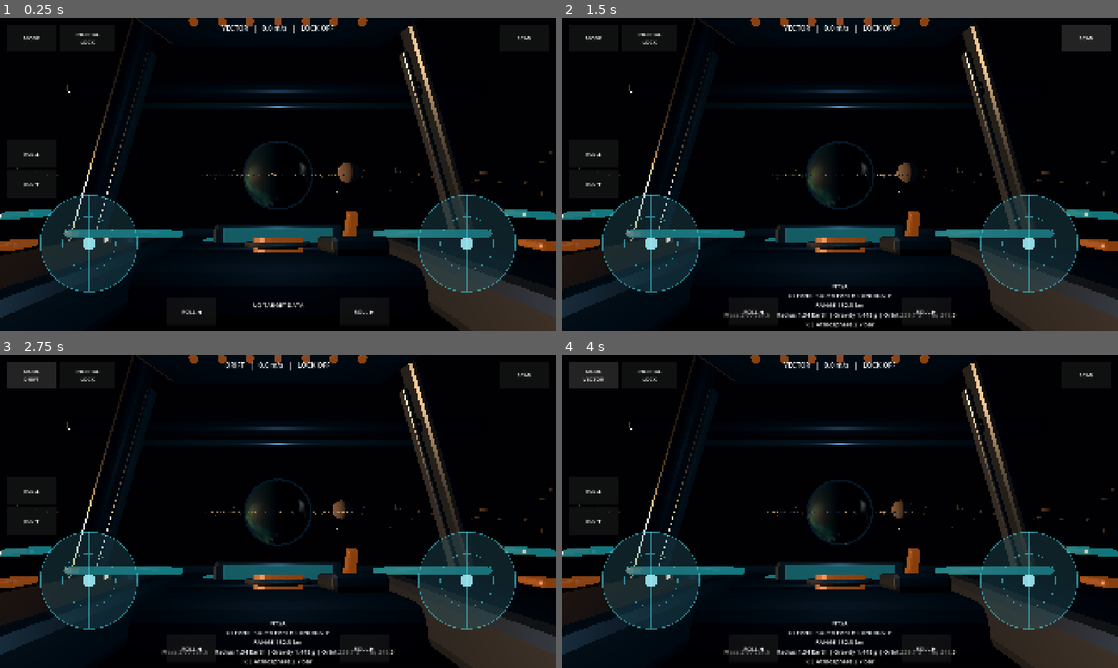
Above: before the commit, frames 1-4 (two rows, left to right).
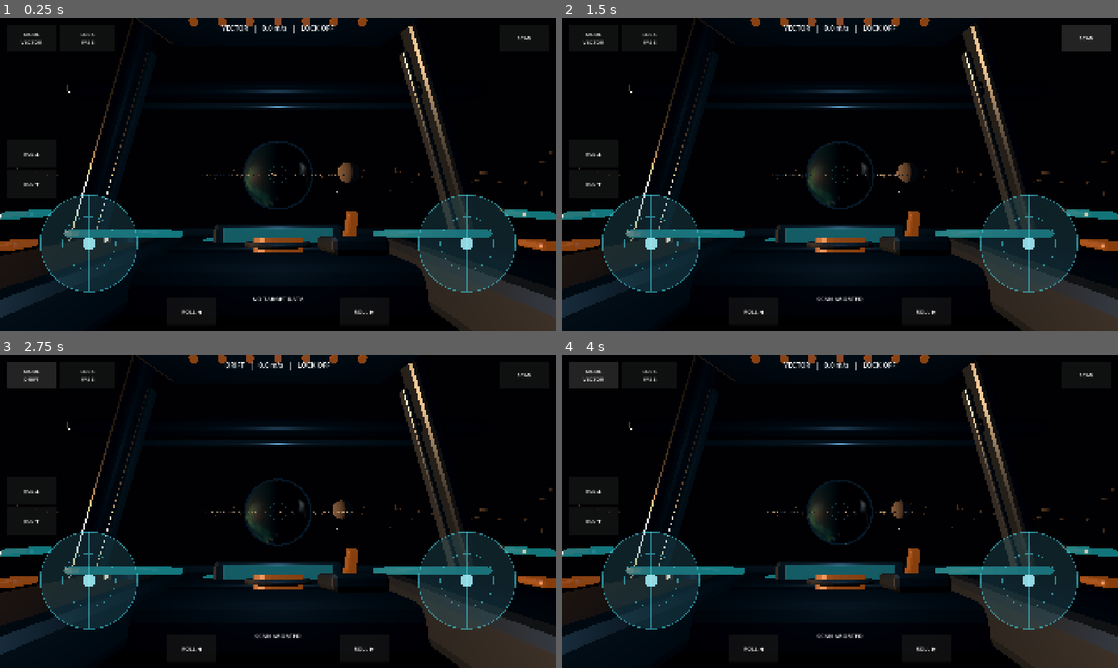
Above: after the commit, the same moments.

Repository: narmanb/science-playground
Game: Godot game, scene res://scenes/main.tscn
Same seed, same stepped clock (60 frames per second), same inputs: the game is played once before the commit and once after it.
Inputs:
- Up to frame 1 (0.25 s): no input
- Up to frame 2 (1.5 s): click "SCAN" at 0.5 s; click "SCAN" (after the commit: "ABORT") at 1.25 s
- Up to frame 3 (2.75 s): click "MODE" (after the commit: "MODE VECTOR") at 2 s
- Up to frame 4 (4 s): click "MODE DRIFT" at 2.75 s; click "MODE CRUISE" at 3.5 s

The runs differ from the first frame. In frame 1, 0.3% of the frame differs, in the area x 3-55%, y 4-93%; in frame 2, 1.0%, in the area x 3-71%, y 4-99%; in frame 3, 0.9%; in frame 4, 0.9%.

Commit message:
Make scanning an active flight maneuver

Diff:
--- a/scripts/flight_hud.gd
+++ b/scripts/flight_hud.gd
@@ -2,6 +2,9 @@
 class_name FlightHUD
 
 @export var ship_path: NodePath
+@export var scan_duration := 3.2
+@export var scan_acquire_dot := 0.94
+@export var scan_hold_dot := 0.90
 
 var ship: ShipController
 var left_touch_id := -1
@@ -18,6 +21,10 @@
 var lock_button: Button
 var scan_button: Button
 
+var scan_target: Node3D = null
+var scan_progress := 0.0
+var scan_signal := 0.0
+
 
 func _ready() -> void:
 	mouse_filter = Control.MOUSE_FILTER_IGNORE
@@ -26,6 +33,8 @@
 	ship.flight_mode_changed.connect(_on_mode_changed)
 	ship.inertial_lock_changed.connect(_on_lock_changed)
 	ship.scan_requested.connect(_on_scan_requested)
+	_on_mode_changed(ShipController.MODE_NAMES[ship.flight_mode])
+	_on_lock_changed(ship.inertial_lock)
 	_layout_ui()
 	queue_redraw()
 
@@ -36,7 +45,7 @@
 		queue_redraw()
 
 
-func _process(_delta: float) -> void:
+func _process(delta: float) -> void:
 	if ship == null:
 		return
 	var speed := ship.linear_velocity.length()
@@ -45,6 +54,10 @@
 		speed,
 		"ON" if ship.inertial_lock else "OFF"
 	]
+
+	if scan_target != null:
+		_update_scan(delta)
+		queue_redraw()
 
 
 func _input(event: InputEvent) -> void:
@@ -97,6 +110,43 @@
 	draw_circle(left_center + Vector2(left_value.x, -left_value.y) * pad_radius, 22.0, active_color)
 	draw_circle(right_center + right_value * pad_radius, 22.0, active_color)
 
+	var viewport_size := get_viewport_rect().size
+	var reticle_center := viewport_size * 0.5
+	draw_arc(reticle_center, 30.0, 0.0, TAU, 40, Color(0.30, 0.74, 0.8, 0.34), 1.5)
+	draw_line(reticle_center + Vector2(-48.0, 0.0), reticle_center + Vector2(-20.0, 0.0), line_color, 1.5)
+	draw_line(reticle_center + Vector2(20.0, 0.0), reticle_center + Vector2(48.0, 0.0), line_color, 1.5)
+	draw_line(reticle_center + Vector2(0.0, -48.0), reticle_center + Vector2(0.0, -20.0), line_color, 1.5)
+	draw_line(reticle_center + Vector2(0.0, 20.0), reticle_center + Vector2(0.0, 48.0), line_color, 1.5)
+
+	if scan_target != null and is_instance_valid(scan_target):
+		var camera := _camera()
+		if camera != null and not camera.is_position_behind(scan_target.global_position):
+			var marker := camera.unproject_position(scan_target.global_position)
+			var target_color := line_color.lerp(active_color, scan_signal)
+			_draw_target_brackets(marker, target_color)
+			draw_arc(
+				reticle_center,
+				38.0,
+				-PI * 0.5,
+				-PI * 0.5 + TAU * scan_progress,
+				48,
+				target_color,
+				3.0
+			)
+
+
+func _draw_target_brackets(center: Vector2, color: Color) -> void:
+	var radius := 30.0
+	var arm := 11.0
+	draw_line(center + Vector2(-radius, -radius), center + Vector2(-radius + arm, -radius), color, 2.0)
+	draw_line(center + Vector2(-radius, -radius), center + Vector2(-radius, -radius + arm), color, 2.0)
+	draw_line(center + Vector2(radius, -radius), center + Vector2(radius - arm, -radius), color, 2.0)
+	draw_line(center + Vector2(radius, -radius), center + Vector2(radius, -radius + arm), color, 2.0)
+	draw_line(center + Vector2(-radius, radius), center + Vector2(-radius + arm, radius), color, 2.0)
+	draw_line(center + Vector2(-radius, radius), center + Vector2(-radius, radius - arm), color, 2.0)
+	draw_line(center + Vector2(radius, radius), center + Vector2(radius - arm, radius), color, 2.0)
+	draw_line(center + Vector2(radius, radius), center + Vector2(radius, radius - arm), color, 2.0)
+
 
 func _build_cockpit_controls() -> void:
 	status_label = Label.new()
@@ -160,8 +210,8 @@
 
 	status_label.position = Vector2(size.x * 0.25, 18.0)
 	status_label.size = Vector2(size.x * 0.5, 44.0)
-	scan_label.position = Vector2(size.x * 0.29, size.y * 0.72)
-	scan_label.size = Vector2(size.x * 0.42, size.y * 0.22)
+	scan_label.position = Vector2(size.x * 0.29, size.y * 0.70)
+	scan_label.size = Vector2(size.x * 0.42, size.y * 0.24)
 
 	var button_w := clampf(size.x * 0.09, 110.0, 180.0)
 	var button_h := clampf(size.y * 0.09, 60.0, 94.0)
@@ -214,32 +264,123 @@
 
 
 func _on_scan_requested() -> void:
-	var camera := ship.get_node_or_null("CameraRig/Camera3D") as Camera3D
+	if scan_target != null:
+		_cancel_scan("SCAN ABORTED")
+		return
+
+	var camera := _camera()
 	if camera == null:
 		scan_label.text = "SCAN ERROR — CAMERA OFFLINE"
 		return
 
+	var best_target := _find_scan_target(camera, scan_acquire_dot)
+	if best_target == null:
+		scan_label.text = "SCAN: CENTER A BODY INSIDE THE SENSOR RETICLE"
+		return
+
+	scan_target = best_target
+	scan_progress = 0.0
+	scan_signal = 0.0
+	scan_button.text = "ABORT"
+	scan_label.text = "%s\nSENSOR LOCK ACQUIRED\nHOLD TARGET IN RETICLE" % _target_name(scan_target)
+	queue_redraw()
+
+
+func _update_scan(delta: float) -> void:
+	if scan_target == null or not is_instance_valid(scan_target):
+		_cancel_scan("SCAN LOST — TARGET INVALID")
+		return
+
+	var camera := _camera()
+	if camera == null:
+		_cancel_scan("SCAN LOST — CAMERA OFFLINE")
+		return
+
+	var to_target := scan_target.global_position - camera.global_position
+	if to_target.length_squared() < 0.0001:
+		_cancel_scan("SCAN LOST — RANGE ERROR")
+		return
+
+	var direction := to_target.normalized()
+	var forward := -camera.global_basis.z
+	var alignment_dot := forward.dot(direction)
+	var alignment := clampf((alignment_dot - scan_hold_dot) / maxf(1.0 - scan_hold_dot, 0.001), 0.0, 1.0)
+	var angular_stability := 1.0 - clampf(ship.angular_velocity.length() / 2.0, 0.0, 1.0)
+	scan_signal = alignment * lerpf(0.55, 1.0, angular_stability)
+
+	if alignment_dot >= scan_hold_dot:
+		scan_progress += delta * scan_signal / maxf(scan_duration, 0.1)
+	else:
+		scan_progress -= delta * 0.14
+	scan_progress = clampf(scan_progress, 0.0, 1.0)
+
+	var distance := camera.global_position.distance_to(scan_target.global_position)
+	var guidance := "HOLD STEADY"
+	if alignment_dot < scan_hold_dot:
+		guidance = "REACQUIRE — CENTER TARGET"
+	elif scan_signal < 0.45:
+		guidance = "REDUCE ROTATION"
+
+	scan_label.text = "%s   |   RANGE %.1f km\nSIGNAL %d%%   ANALYSIS %d%%\n%s" % [
+		_target_name(scan_target),
+		distance,
+		int(round(scan_signal * 100.0)),
+		int(round(scan_progress * 100.0)),
+		guidance,
+	]
+
+	if scan_progress >= 1.0:
+		_complete_scan(camera)
+
+
+func _complete_scan(camera: Camera3D) -> void:
+	if scan_target == null:
+		return
+	var target := scan_target
+	var distance := camera.global_position.distance_to(target.global_position)
+	scan_label.text = "%s\n%s\nRANGE %.1f km\n%s" % [
+		_target_name(target),
+		str(target.get_meta("scan_class", "UNCLASSIFIED")),
+		distance,
+		str(target.get_meta("scan_note", "No additional data.")),
+	]
+	scan_target = null
+	scan_progress = 0.0
+	scan_signal = 0.0
+	scan_button.text = "SCAN"
+	queue_redraw()
+
+
+func _cancel_scan(message: String) -> void:
+	scan_target = null
+	scan_progress = 0.0
+	scan_signal = 0.0
+	scan_button.text = "SCAN"
+	scan_label.text = message
+	queue_redraw()
+
+
+func _find_scan_target(camera: Camera3D, minimum_dot: float) -> Node3D:
 	var best_target: Node3D = null
-	var best_score := 0.965
+	var best_score := minimum_dot
+	var forward := -camera.global_basis.z
 	for candidate in get_tree().get_nodes_in_group("scannable"):
 		if not candidate is Node3D:
 			continue
 		var target := candidate as Node3D
-		var direction := (target.global_position - camera.global_position).normalized()
-		var forward := -camera.global_basis.z
-		var score := forward.dot(direction)
+		var delta := target.global_position - camera.global_position
+		if delta.length_squared() < 0.0001:
+			continue
+		var score := forward.dot(delta.normalized())
 		if score > best_score:
 			best_score = score
 			best_target = target
-
-	if best_target == null:
-		scan_label.text = "SCAN: NO BODY INSIDE SENSOR CONE"
-		return
-
-	var distance := camera.global_position.distance_to(best_target.global_position)
-	scan_label.text = "%s\n%s\nRANGE %.1f km\n%s" % [
-		str(best_target.get_meta("scan_name", best_target.name)),
-		str(best_target.get_meta("scan_class", "UNCLASSIFIED")),
-		distance,
-		str(best_target.get_meta("scan_note", "No additional data."))
-	]
+	return best_target
+
+
+func _target_name(target: Node3D) -> String:
+	return str(target.get_meta("scan_name", target.name))
+
+
+func _camera() -> Camera3D:
+	return ship.get_node_or_null("CameraRig/Camera3D") as Camera3D
